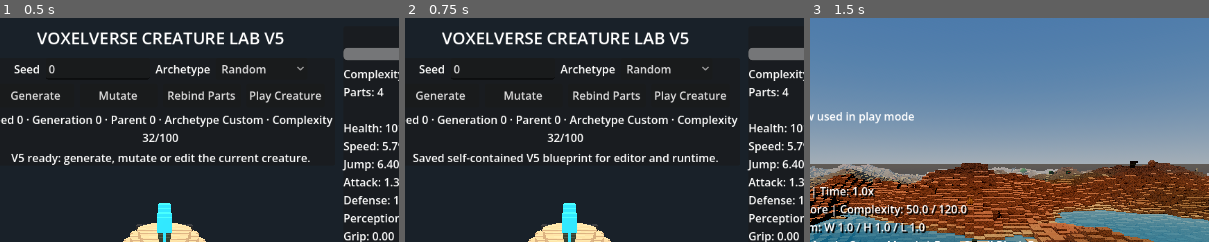
Above: before the commit, frames 1-3 (left to right).
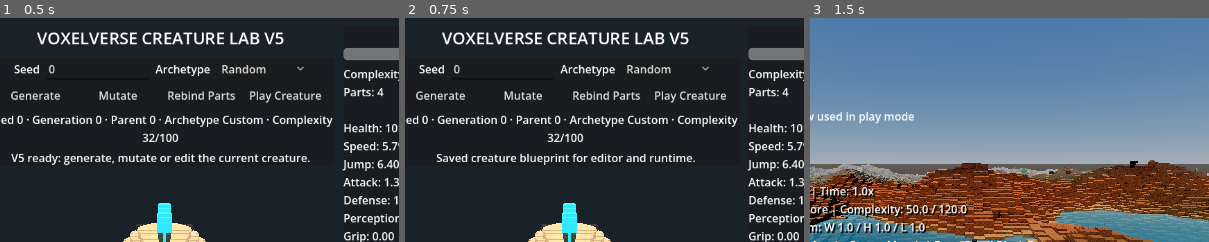
Above: after the commit, the same moments.

Repository: MajorDragonfly/voxelverse
Game: Godot game, scene res://creatures/editor/creature_editor.tscn
Same seed, same stepped clock (60 frames per second), same inputs: the game is played once before the commit and once after it. This scene is started directly instead of the project's main scene.
Inputs:
- Up to frame 1 (0.5 s): no input
- Up to frame 2 (0.75 s): click "Save" at 0.5 s
- Up to frame 3 (1.5 s): click "Play Test Later" at 1.25 s
The pictures show only the part of the screen within x 29-79%, y 0-50%; the shares and areas given below are measured in that part.

Frame 1 is identical in both runs. In frame 2, 1.8% of the frame differs, in the area x 2-79%, y 60-66%; in frame 3, nothing differs.
Error before the commit: Invalid call to function 'set_name' in base 'GDScript'. Expected 1 argument(s). (res://creatures/editor/creature_editor.gd:1415)

Commit message:
Fix creature name collision in save and play flow

Diff:
--- a/creatures/editor/creature_editor_v5_hotfix.gd
+++ b/creatures/editor/creature_editor_v5_hotfix.gd
@@ -1,9 +1,33 @@
 extends "res://creatures/editor/creature_editor_v5.gd"
+
+const SafeBaseBlueprint = preload(
+	"res://creatures/editor/creature_blueprint.gd"
+)
+const SafeBlueprintV5 = preload(
+	"res://creatures/editor/creature_blueprint_v5.gd"
+)
+const SafeAnatomy = preload(
+	"res://creatures/editor/creature_anatomy.gd"
+)
+
+const LEGACY_BLUEPRINT_SAVE_PATH: String = (
+	"user://creature_editor_blueprint.json"
+)
 
 
 func _ready() -> void:
 	super._ready()
 	_install_safe_name_handlers()
+
+
+# These overrides are active while the base editor builds its UI. This keeps
+# Godot from resolving CreatureBlueprint.set_name() as GDScript.set_name().
+func _on_name_changed(new_text: String) -> void:
+	_apply_creature_name(new_text, false)
+
+
+func _on_name_submitted(new_text: String) -> void:
+	_apply_creature_name(new_text, true)
 
 
 func _install_safe_name_handlers() -> void:
@@ -39,20 +63,58 @@
 
 
 func _on_creature_name_changed_safe(new_text: String) -> void:
-	blueprint["name"] = new_text
-	_refresh_stats_panel()
+	_apply_creature_name(new_text, false)
 
 
 func _on_creature_name_submitted_safe(new_text: String) -> void:
-	var clean_name: String = new_text.strip_edges()
+	_apply_creature_name(new_text, true)
 
-	if clean_name.is_empty():
-		clean_name = "New Creature"
 
-	blueprint["name"] = clean_name
+func _apply_creature_name(new_text: String, finalize: bool) -> void:
+	var creature_name: String = new_text
 
-	if _creature_name_edit != null:
-		_creature_name_edit.text = clean_name
+	if finalize:
+		creature_name = creature_name.strip_edges()
+
+		if creature_name.is_empty():
+			creature_name = "New Creature"
+
+	blueprint["name"] = creature_name
+
+	if finalize and _creature_name_edit != null:
+		_creature_name_edit.text = creature_name
 
 	_refresh_stats_panel()
-	_set_v5_status("Creature name updated.")
+
+	if finalize:
+		_set_v5_status("Creature name updated.")
+
+
+# Do not call the inherited save implementation. It still contains the
+# colliding Blueprint.set_name(blueprint, text) call.
+func _save_blueprint() -> void:
+	if _creature_name_edit != null:
+		_apply_creature_name(_creature_name_edit.text, true)
+
+	SafeAnatomy.ensure_anchors(blueprint, true)
+	SafeAnatomy.rebind_all_parts(blueprint)
+
+	var legacy_save_error: Error = SafeBaseBlueprint.save_to_file(
+		blueprint,
+		LEGACY_BLUEPRINT_SAVE_PATH
+	)
+
+	if legacy_save_error != OK:
+		push_error("Creature legacy save failed: %s" % legacy_save_error)
+		_set_v5_status("Legacy save failed: %s" % legacy_save_error)
+		return
+
+	var v5_save_error: Error = SafeBlueprintV5.save_to_file(blueprint)
+
+	if v5_save_error != OK:
+		push_error("Creature V5 save failed: %s" % v5_save_error)
+		_set_v5_status("V5 save failed: %s" % v5_save_error)
+		return
+
+	_set_v5_status("Saved creature blueprint for editor and runtime.")
+	print("Creature saved: ", SafeBlueprintV5.SAVE_PATH)
